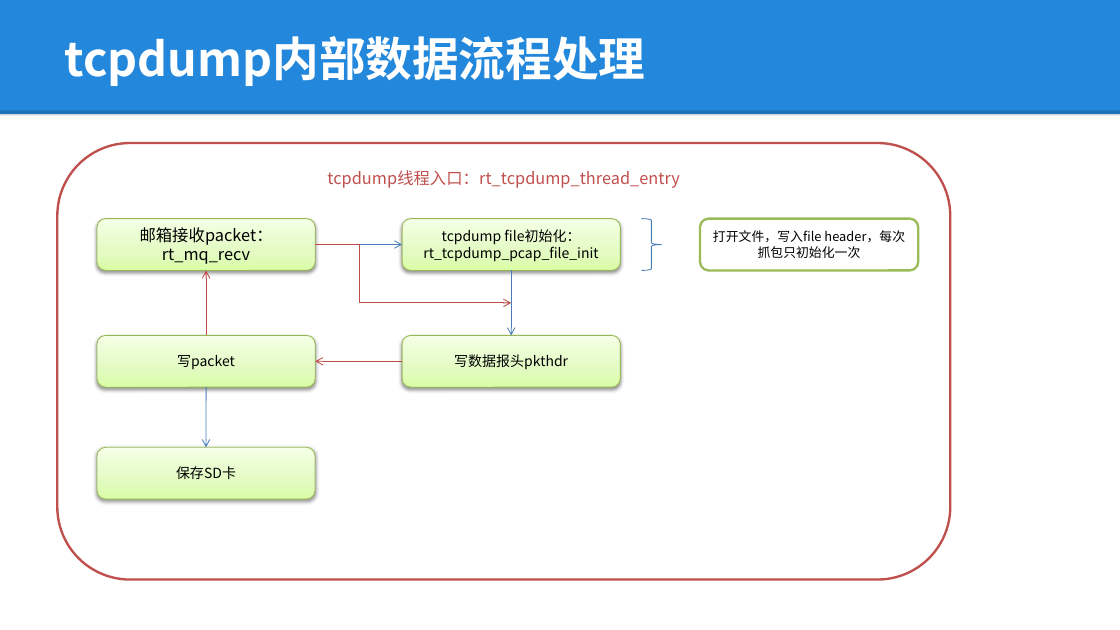
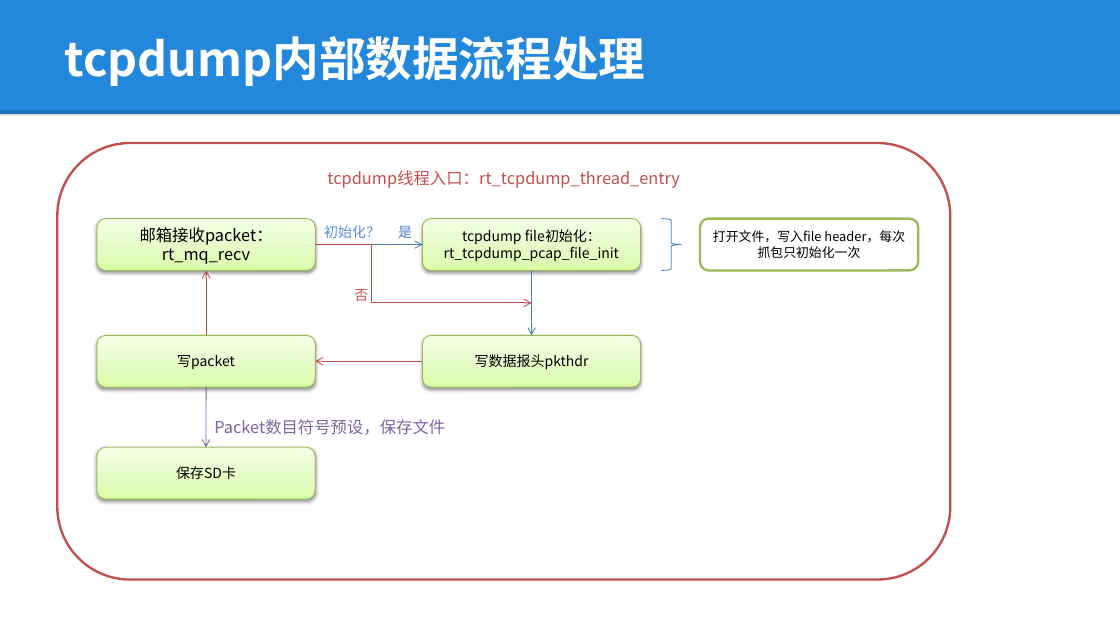
Before and after one commit to lepustse/tcpdump, a slide deck: slide 6 of tcpdump.pptx. Drawn at 1120x630 pixels with LibreOffice and Linux fonts; fonts in the diff are those of the drawing; background and template pictures are left out. Boxes give left, top, right and bottom in pixels: in the first picture for what was removed or moved away, otherwise in the second. Text is boxed around its words. In the diff, an @@ line names an element or a change of style, - is before the commit and + after.

```diff
--- a/tcpdump.pptx
+++ b/tcpdump.pptx
@@ text added at (324, 225, 380, 238), 12 pt, text #558ED5 @@
+初始化？
@@ text added at (398, 226, 412, 238), 12 pt, text #4F81BD @@
+是
@@ elbow arrow moved from (315, 245) - (512, 303) to (315, 245) - (532, 303) @@
@@ arrow moved from (315, 245) - (402, 245) to (315, 245) - (423, 245) @@
@@ text added at (354, 289, 368, 301), 12 pt, text #C0504D @@
+否
@@ 2 rounded rectangles, 1 right brace, 1 arrow: place and size @@
-2 rounded rectangles, 1 right brace, 1 arrow at (402, 218, 662, 387)
+2 rounded rectangles, 1 right brace, 1 arrow at (423, 218, 681, 387)
@@ arrow (206, 387) - (206, 447): stroke #4B7EBC 0.75 pt to #7D60A0 0.75 pt @@
@@ arrow moved from (402, 361) - (315, 361) to (423, 361) - (315, 361) @@
@@ text added at (214, 419, 445, 435), 14 pt, text #8064A2 @@
+Packet数目符号预设，保存文件
```
Also in this commit, not shown: 3 other slides changed.
